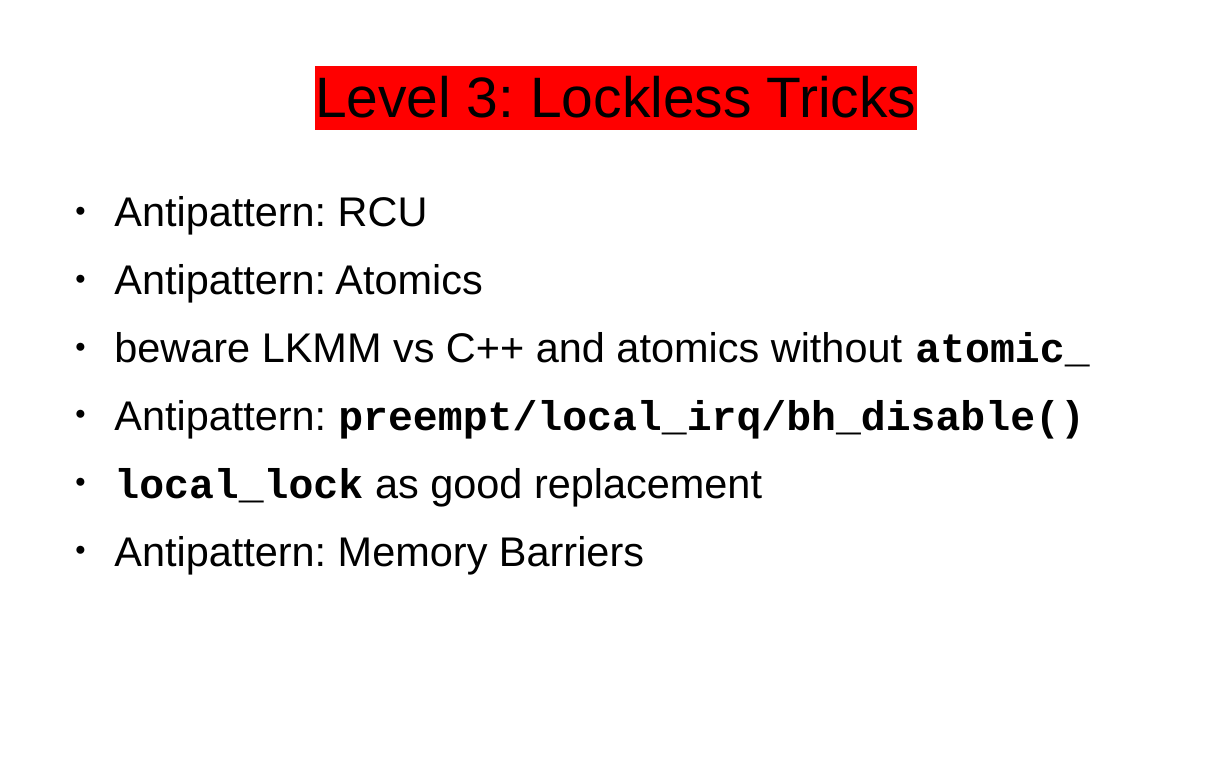
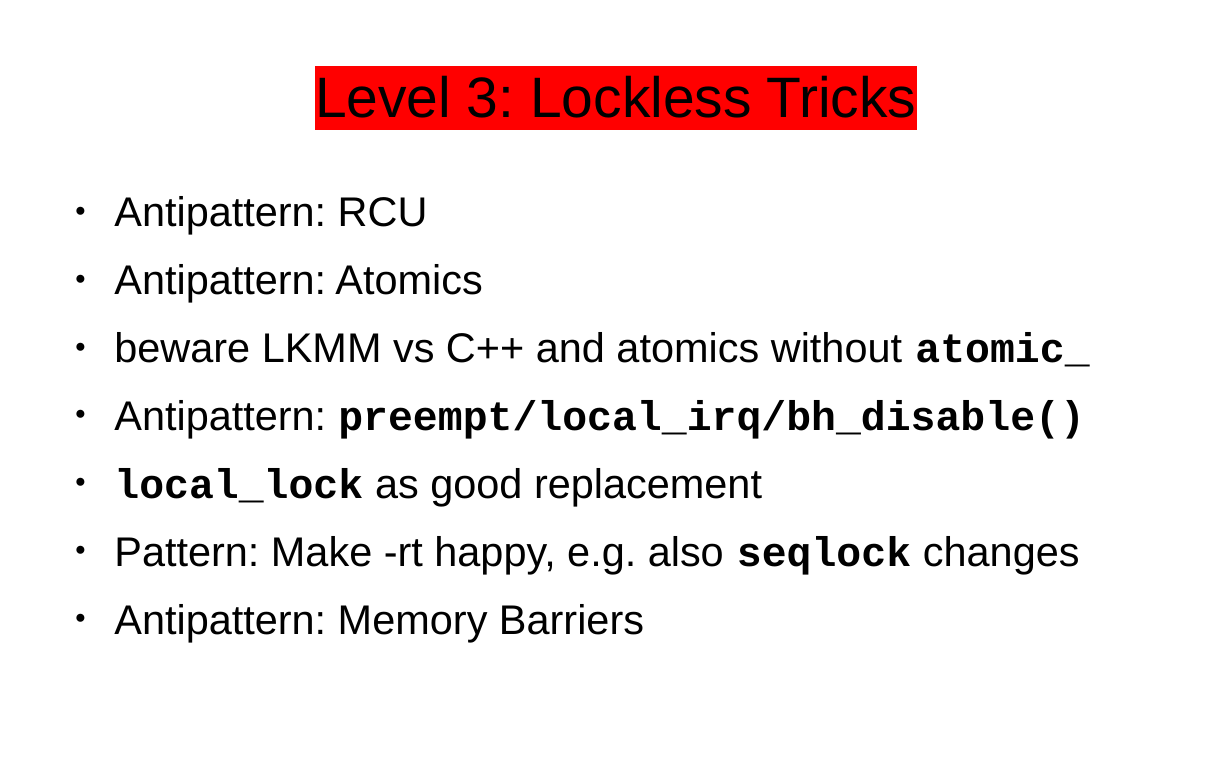
Before and after one commit to danvet/danvet.github.io, a slide deck: slide 14 of slides/elce-2023-locking.odp (slide 13 before the commit). Drawn at 1232x770 pixels with LibreOffice and Linux fonts; fonts in the diff are those of the drawing. Boxes give left, top, right and bottom in pixels: in the first picture for what was removed or moved away, otherwise in the second. Text is boxed around its words. In the diff, an @@ line names an element or a change of style, - is before the commit and + after.

```diff
--- a/slides/elce-2023-locking.odp
+++ b/slides/elce-2023-locking.odp
@@ text at box(114, 536, 1080, 575): paragraph added @@
+● Pattern: Make -rt happy, e.g. also seqlock changes
```
Also in this commit, not shown: 2 slides added, 2 other files.
